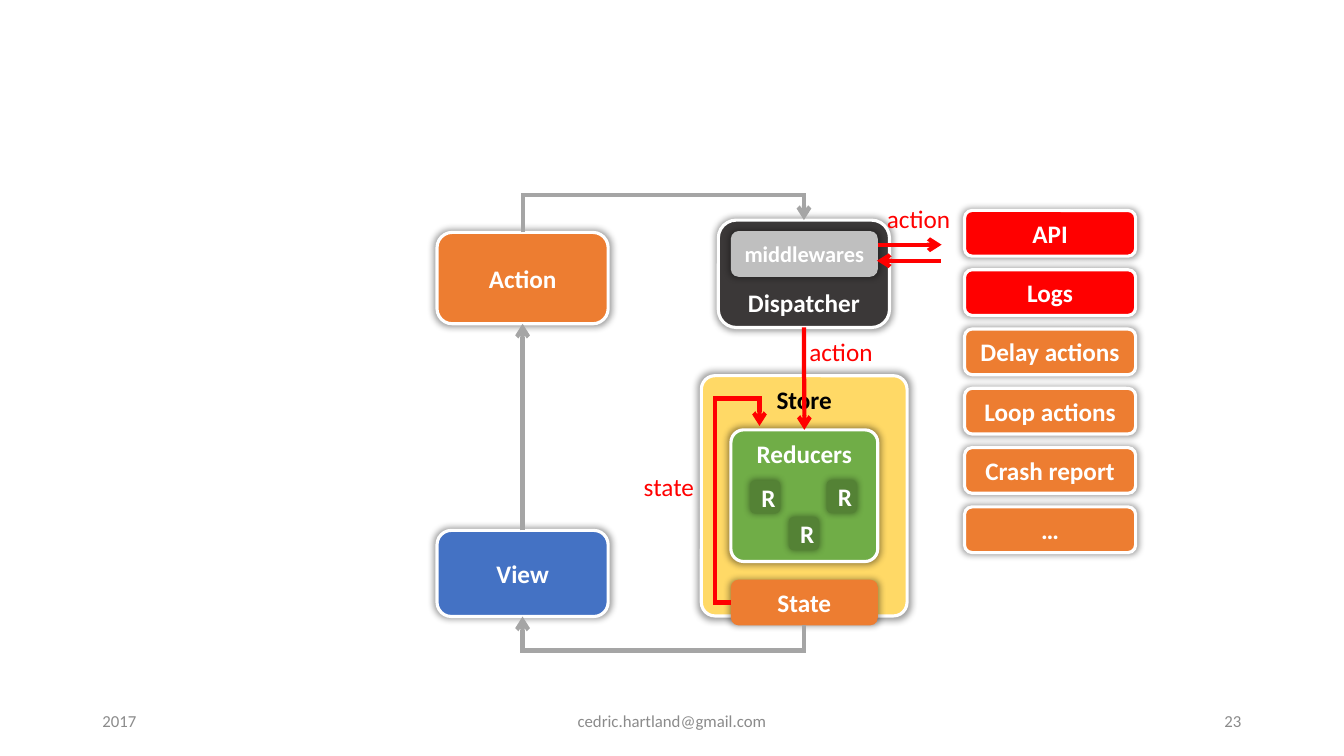
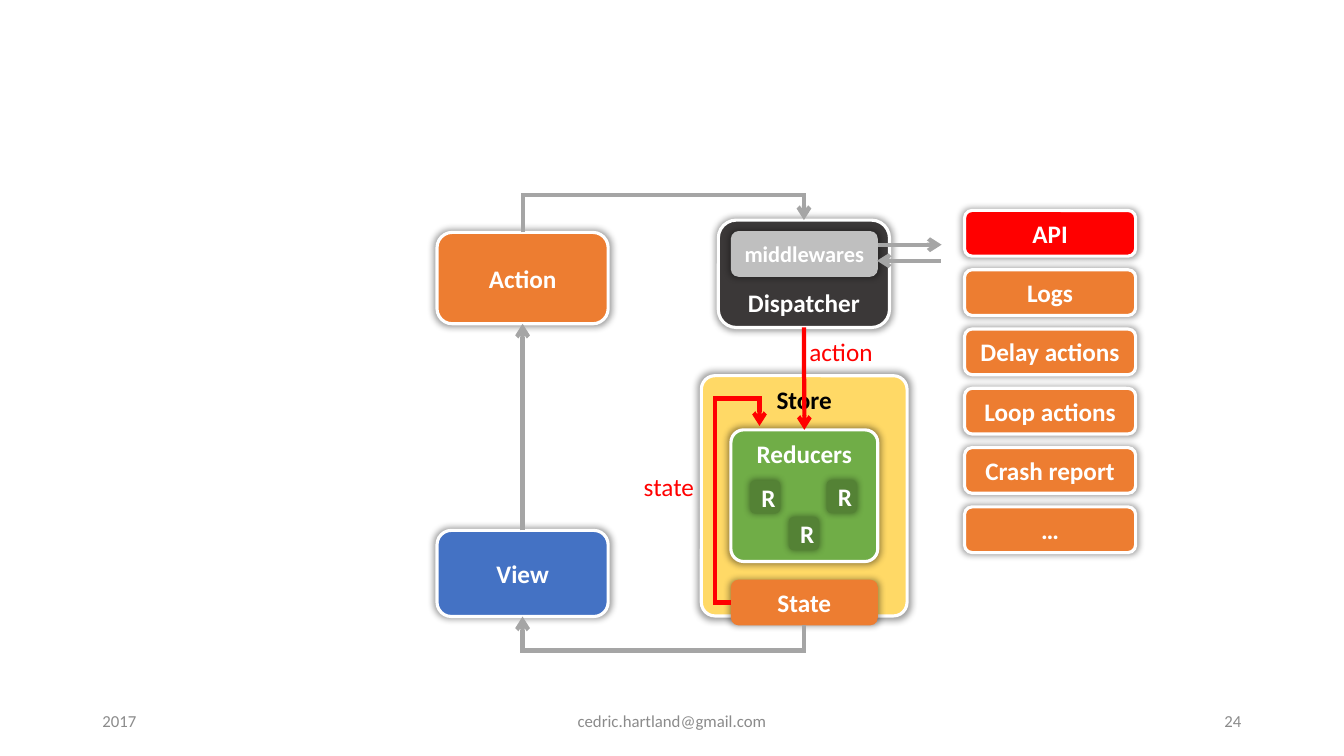
Before and after one commit to gigacool/react-redux-presentation, a slide deck: slide 24 of docs/React & Redux.pptx (slide 23 before the commit). Drawn at 1344x756 pixels with LibreOffice and Linux fonts; fonts in the diff are those of the drawing; background and template pictures are left out. Boxes give left, top, right and bottom in pixels: in the first picture for what was removed or moved away, otherwise in the second. Text is boxed around its words. In the diff, an @@ line names an element or a change of style, - is before the commit and + after.

Commit message:
minor react updates, redux workflow, reducers combination and normalization

```diff
--- a/docs/React & Redux.pptx
+++ b/docs/React & Redux.pptx
@@ text removed at [887,210,950,235] @@
-action
@@ arrow (941, 261) - (877, 261): stroke #FF0000 3 pt to #A5A5A5 3 pt @@
@@ arrow (878, 245) - (942, 245): stroke #FF0000 3 pt to #A5A5A5 3 pt @@
@@ rounded rectangle "Logs" at [965,270,1136,316]: fill #FF0000 to #ED7D31 @@
@@ page number at [1224,716,1241,727]: text changed @@
-23
+24
```
Also in this commit, not shown: 6 other slides changed, 4 slides added.
